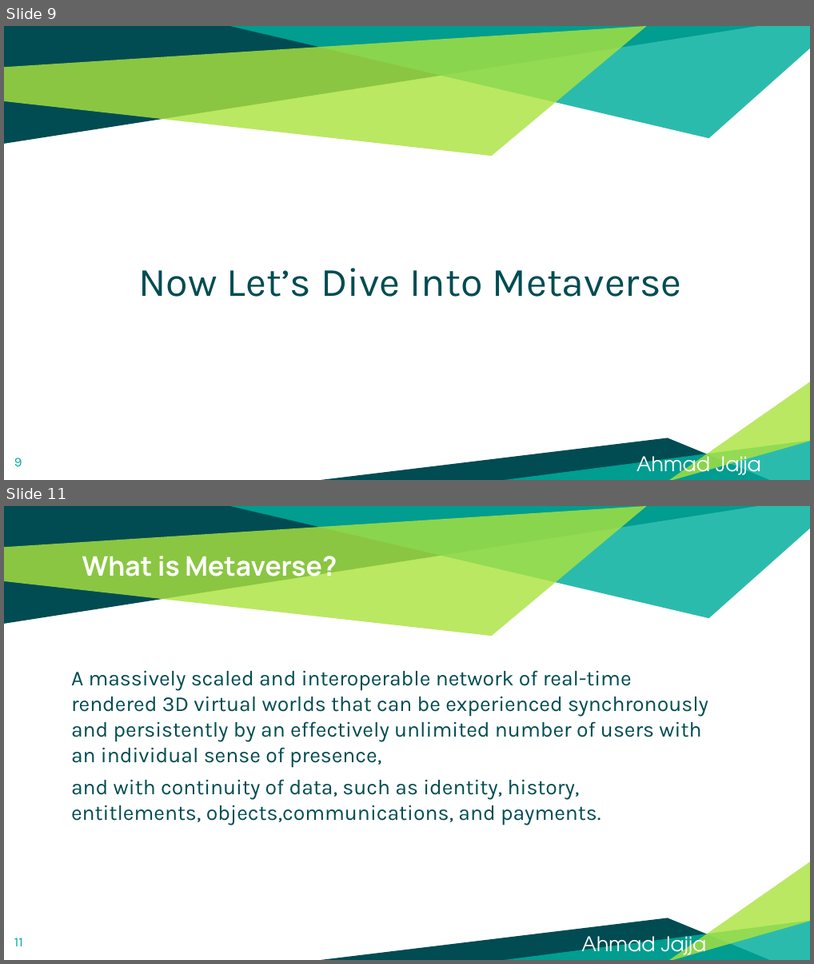
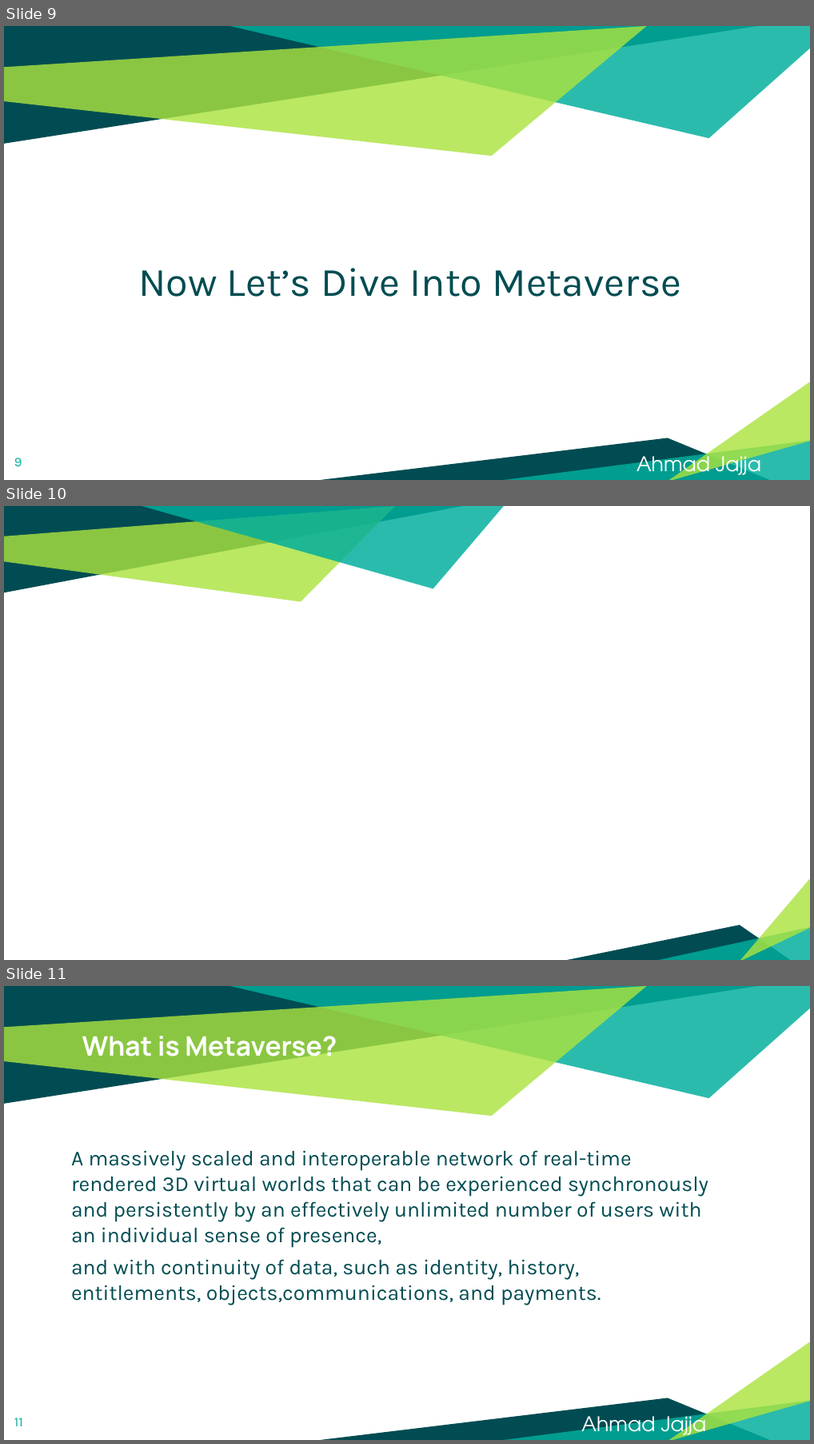
Before and after one commit to Ahmadjajja/WEB-3.0-and-Metaverse, a slide deck: Slides/What is Metaverse.pptx. Shown one above the other, each under a label of ours: slides 9 and 11 before the commit, slides 9, 10 and 11 after it; the slides between them are not shown. The pictures are 814x964 and 814x1444 pixels, drawn with LibreOffice and Linux fonts; fonts in the diff are those of the drawing; background and template pictures are left out. Boxes give left, top, right and bottom in pixels: in the first picture for what was removed or moved away, otherwise in the second. Text is boxed around its words. In the diff, an @@ line names an element or a change of style, - is before the commit and + after.

```diff
--- a/Slides/What is Metaverse.pptx
+++ b/Slides/What is Metaverse.pptx
@@ slide 10 added at bbox=[4, 506, 810, 960], background picture (left out) @@
@@ freeform shape added at bbox=[4, 506, 464, 592], fill #004C52 @@
@@ freeform shape added at bbox=[4, 506, 395, 602], fill #ABE33F at 81% opacity @@
@@ freeform shape added at bbox=[142, 506, 505, 588], fill #00AE9D at 83% opacity @@
@@ freeform shape added at bbox=[739, 877, 810, 960], fill #ABE33F at 81% opacity @@
@@ freeform shape added at bbox=[566, 924, 791, 960], fill #004C52 @@
@@ freeform shape added at bbox=[651, 926, 810, 960], fill #00AE9D at 83% opacity @@
```
Also in this commit, not shown: 7 slides changed, 3 other slides added, 3 slides removed, 8 other files.
